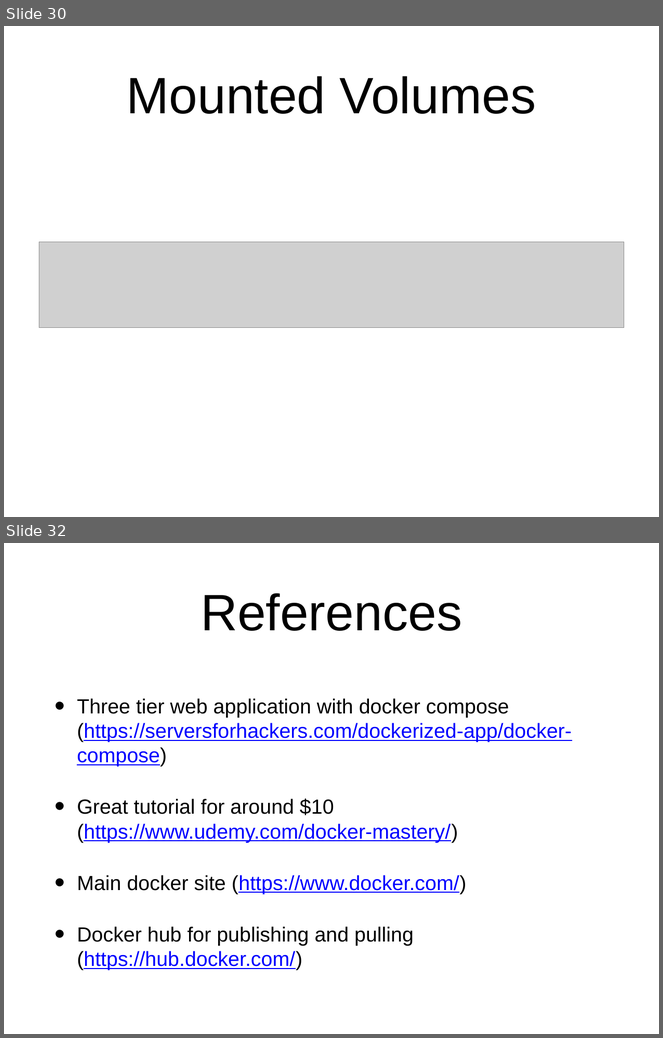
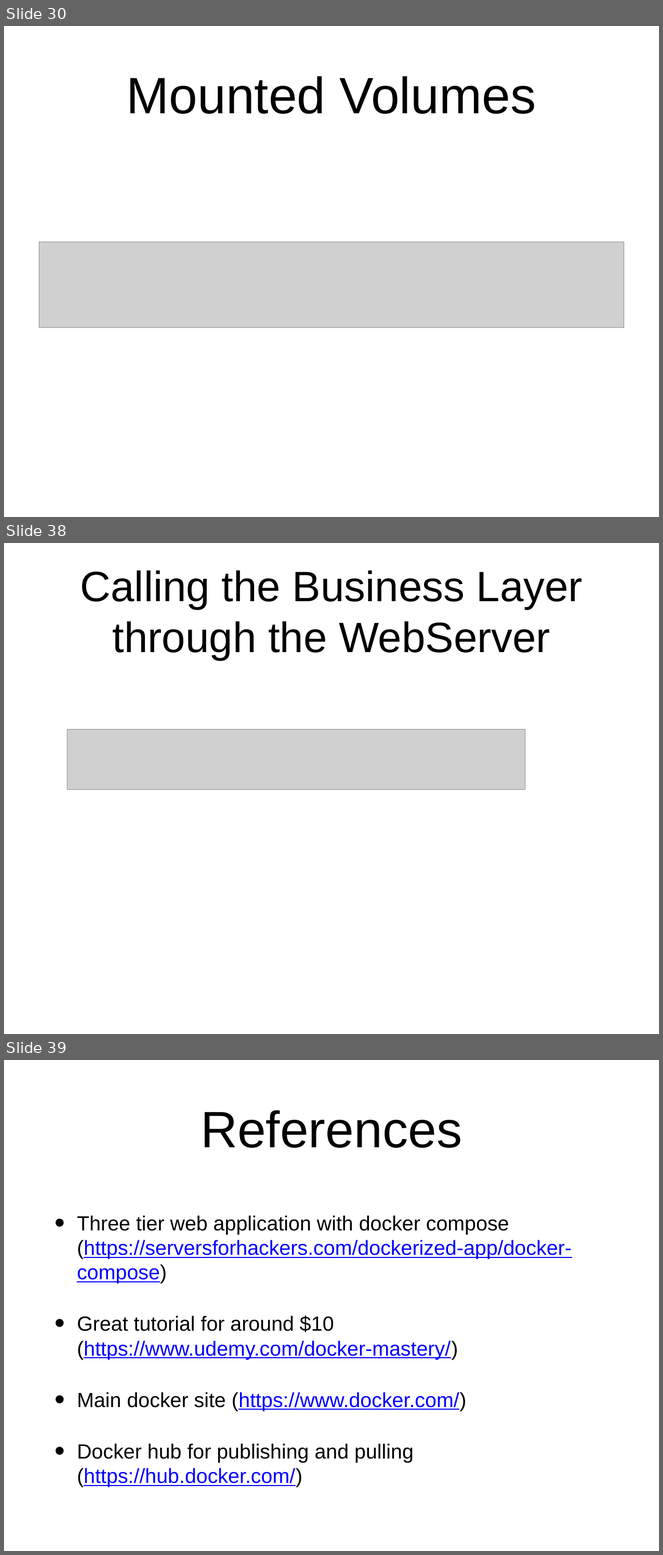
Before and after one commit to ASTApplicationWorkGroup/dockertutorial_part1, a slide deck: docker.pptx. Shown one above the other, each under a label of ours: slides 30 and 32 before the commit, slides 30, 38 and 39 after it; the slides between them are not shown. The pictures are 663x1038 and 663x1555 pixels, drawn with LibreOffice and Linux fonts; fonts in the diff are those of the drawing; grey boxes stand for pictures. Boxes give left, top, right and bottom in pixels: in the first picture for what was removed or moved away, otherwise in the second. Text is boxed around its words. In the diff, an @@ line names an element or a change of style, - is before the commit and + after.

```diff
--- a/docker.pptx
+++ b/docker.pptx
@@ slide 38 added at [4, 543, 659, 1034], background #FFFFFF @@
@@ title added at [80, 570, 583, 660], 66.4 pt, text #000000 @@
+Calling the Business Layer through the WebServer
@@ picture added at [67, 729, 526, 790] @@
@@ what was slide 32 is now slide 39 @@
```
Also in this commit, not shown: 11 slides changed, 6 other slides added.
